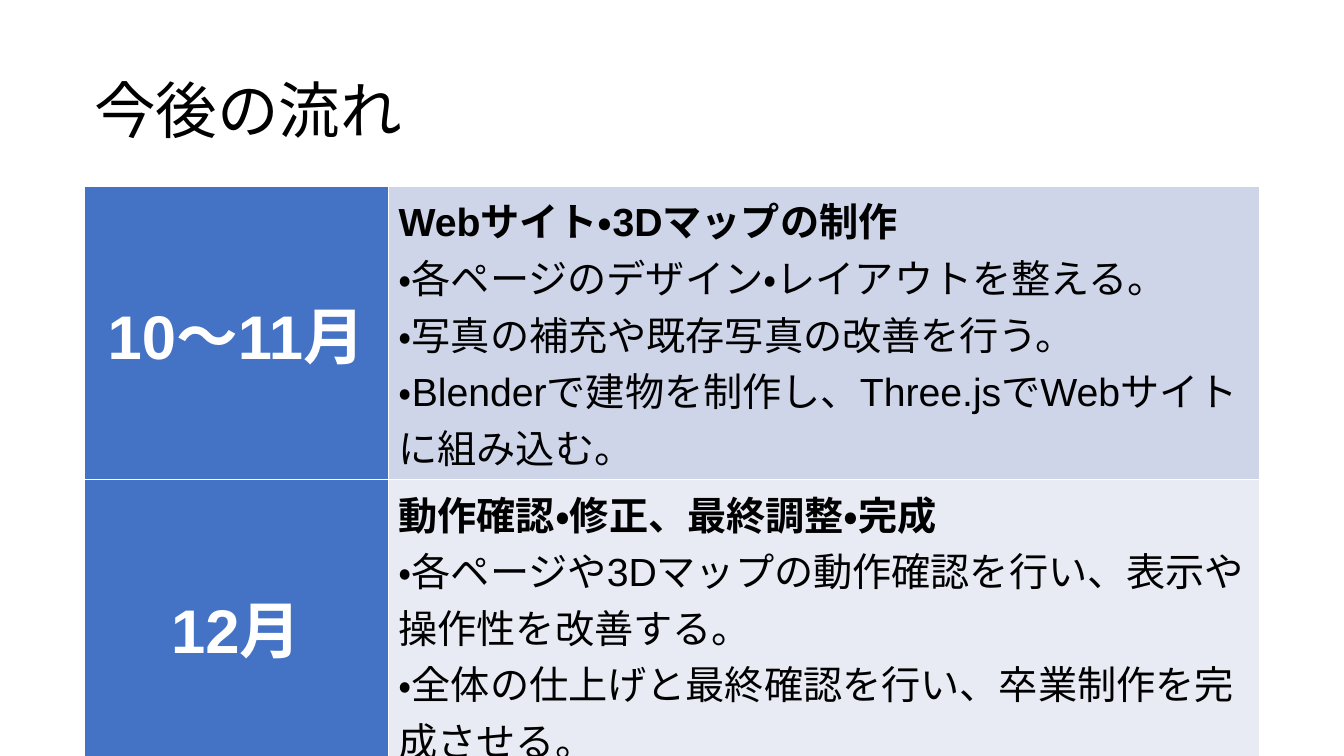
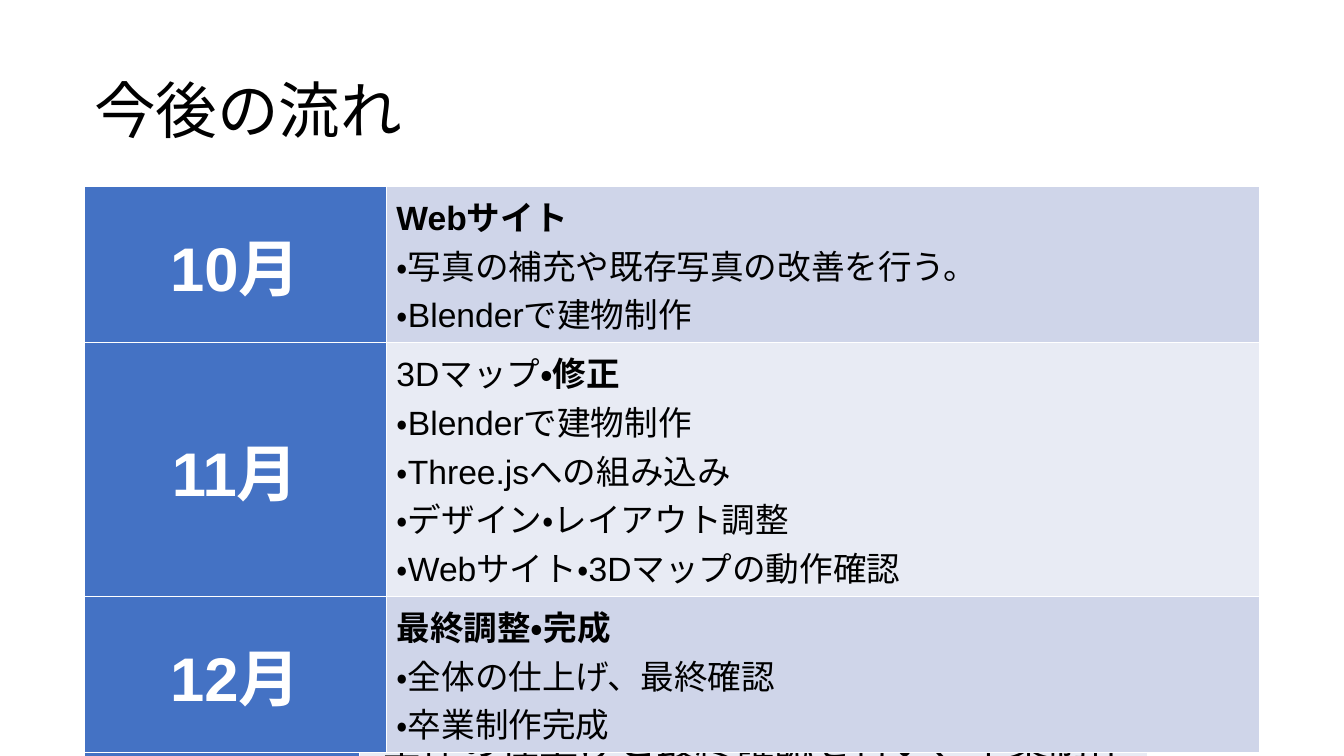
Before and after one commit to ckg25098-lang/zemi, a slide deck: slide 8 of 卒業制作 テーマ・中間発表.pptx. Drawn at 1344x756 pixels with LibreOffice and Linux fonts; fonts in the diff are those of the drawing. Boxes give left, top, right and bottom in pixels: in the first picture for what was removed or moved away, otherwise in the second. Text is boxed around its words. In the diff, an @@ line names an element or a change of style, - is before the commit and + after.

Commit message:
修正しました

```diff
--- a/卒業制作 テーマ・中間発表.pptx
+++ b/卒業制作 テーマ・中間発表.pptx
@@ table: place and size @@
-table at (84, 187, 1260, 707)
+table at (84, 187, 1147, 744)
@@ table added at (84, 187, 1260, 744), 3 rows, 2 columns @@
+10月 | Webサイト / ・写真の補充や既存写真の改善を行う。 / ・Blenderで建物制作
+11月 | 3Dマップ・修正 / ・Blenderで建物制作 / ・Three.jsへの組み込み / ・デザイン・レイアウト調整 / ・Webサイト・3Dマップの動作確認
+12月 | 最終調整・完成 / ・全体の仕上げ、最終確認 / ・卒業制作完成
```
Also in this commit, not shown: 1 other file.
